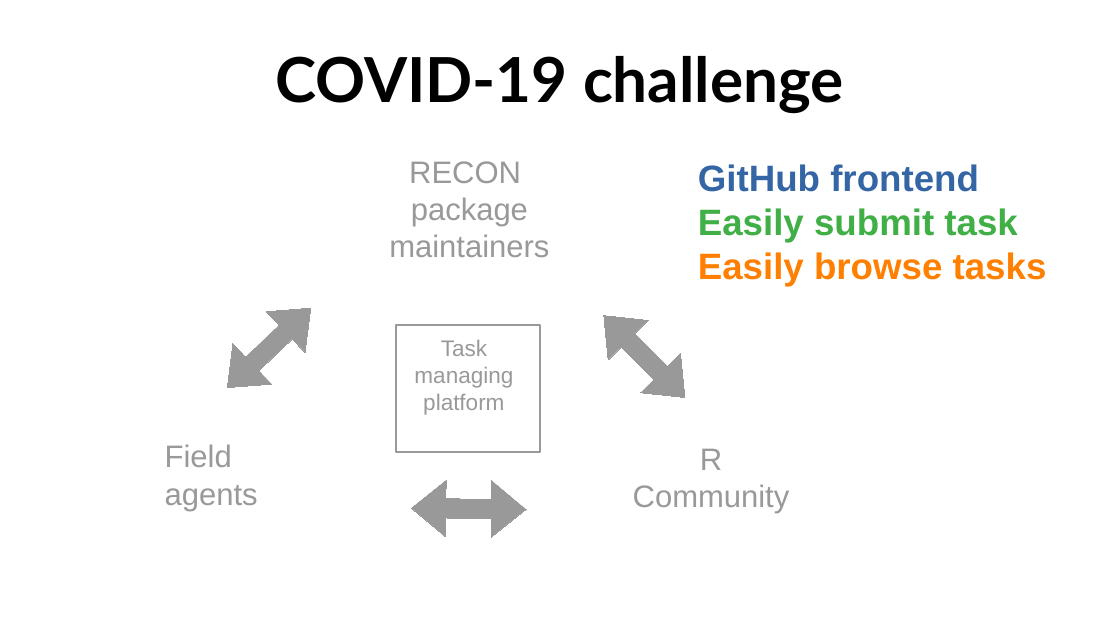
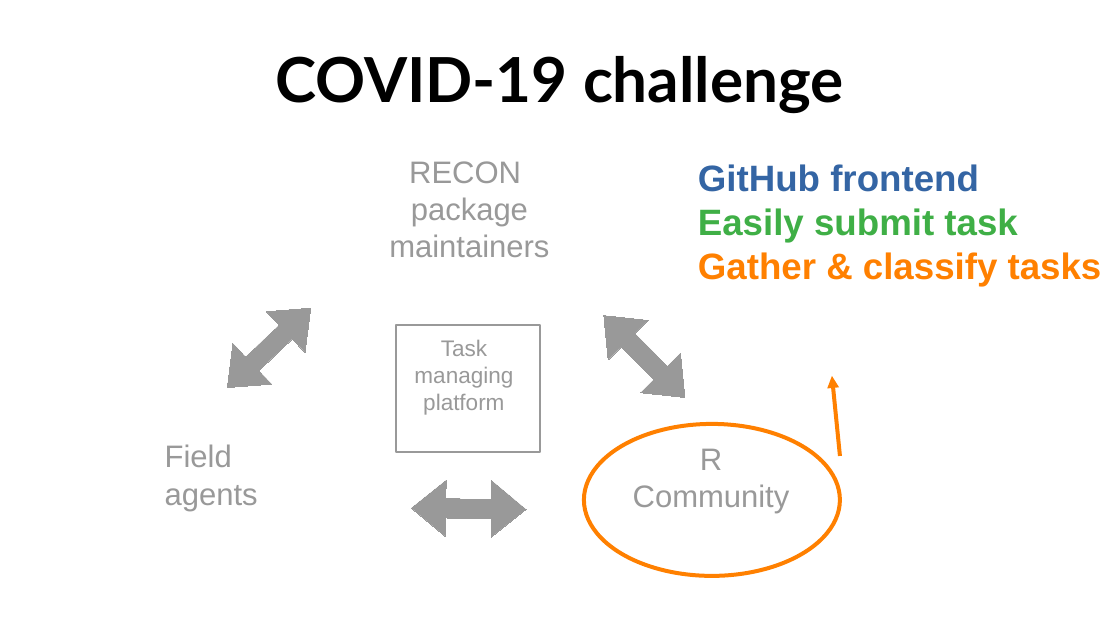
Before and after one commit to matthieugold/covid-19-challenge, a slide deck: slide 31 of docs/dscc_presentation/dscc_presentation.odp (slide 32 before the commit). Drawn at 1120x630 pixels with LibreOffice and Linux fonts; fonts in the diff are those of the drawing. Boxes give left, top, right and bottom in pixels: in the first picture for what was removed or moved away, otherwise in the second. Text is boxed around its words. In the diff, an @@ line names an element or a change of style, - is before the commit and + after.

```diff
--- a/docs/dscc_presentation/dscc_presentation.odp
+++ b/docs/dscc_presentation/dscc_presentation.odp
@@ text at box(698, 252, 1102, 286): text changed @@
-Easily browse tasks
+Gather & classify tasks
@@ arrow added from (841, 456) to (832, 376), #FF8000 2.83 pt @@
@@ ellipse added at box(584, 424, 841, 576), outline #FF8000 2.83 pt @@
```
Also in this commit, not shown: 1 other slide changed, 2 slides added, 3 slides removed, 1 other file.
